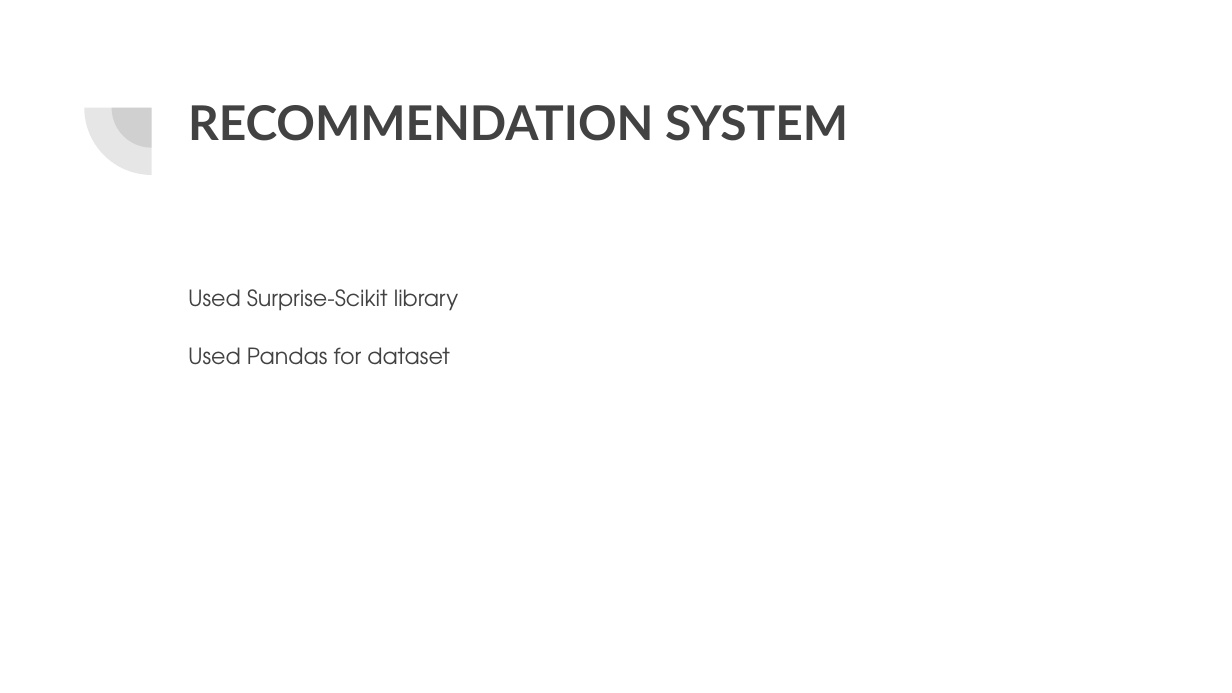
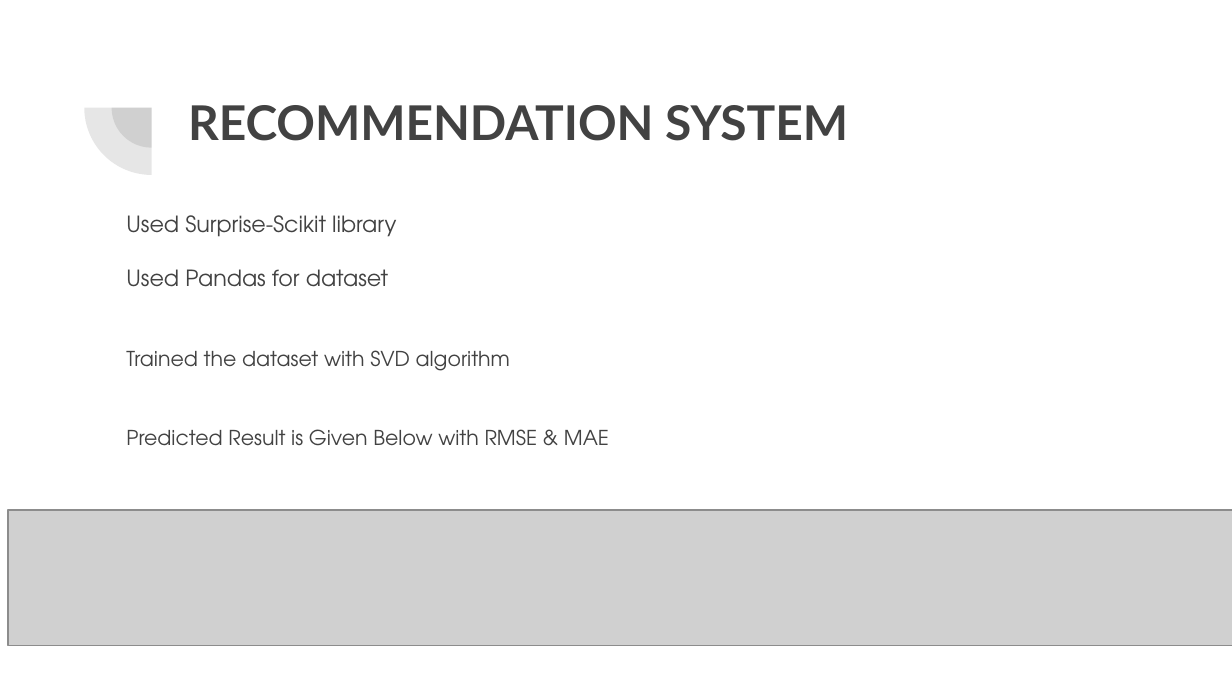
Before and after one commit to Salehin9029/User-Recommendation-Using-Data-Mining, a slide deck: slide 9 of Presentation/Recommending items to user using data mining and machine learning.pptx. Drawn at 1232x693 pixels with LibreOffice and Linux fonts; fonts in the diff are those of the drawing; grey boxes stand for pictures. Boxes give left, top, right and bottom in pixels: in the first picture for what was removed or moved away, otherwise in the second. Text is boxed around its words. In the diff, an @@ line names an element or a change of style, - is before the commit and + after.

Commit message:
Updates

```diff
--- a/Presentation/Recommending items to user using data mining and machine learning.pptx
+++ b/Presentation/Recommending items to user using data mining and machine learning.pptx
@@ text "Used Surprise-Scikit library": place and size @@
-text "Used Surprise-Scikit library" at <box>188,289,458,365</box>
+text "Used Surprise-Scikit library" at <box>126,215,609,446</box>
@@ text at <box>126,215,396,287</box>: line spacing 1.15 to 1 @@
@@ text at <box>126,350,609,446</box>: paragraphs added @@
+Trained the dataset with SVD algorithm
+Predicted Result is Given Below with RMSE & MAE
@@ picture added at <box>9,510,1232,646</box> @@
```
